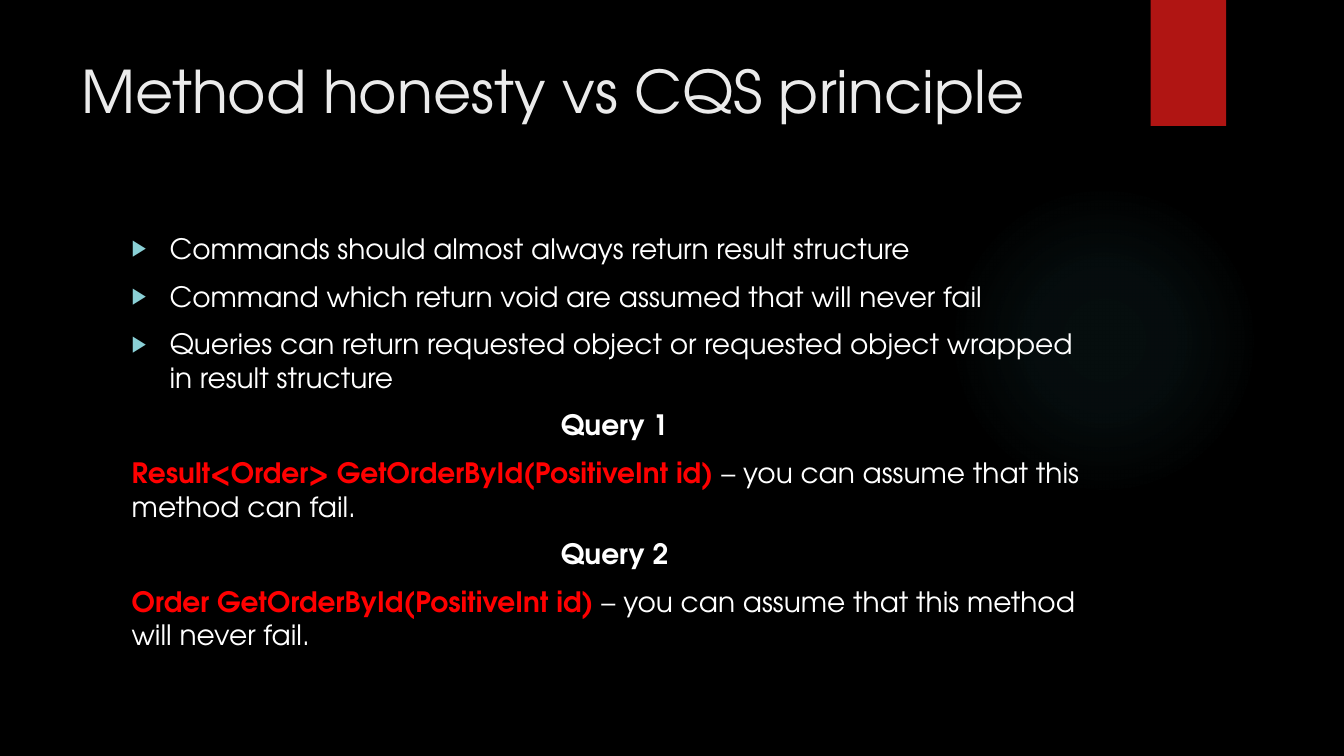
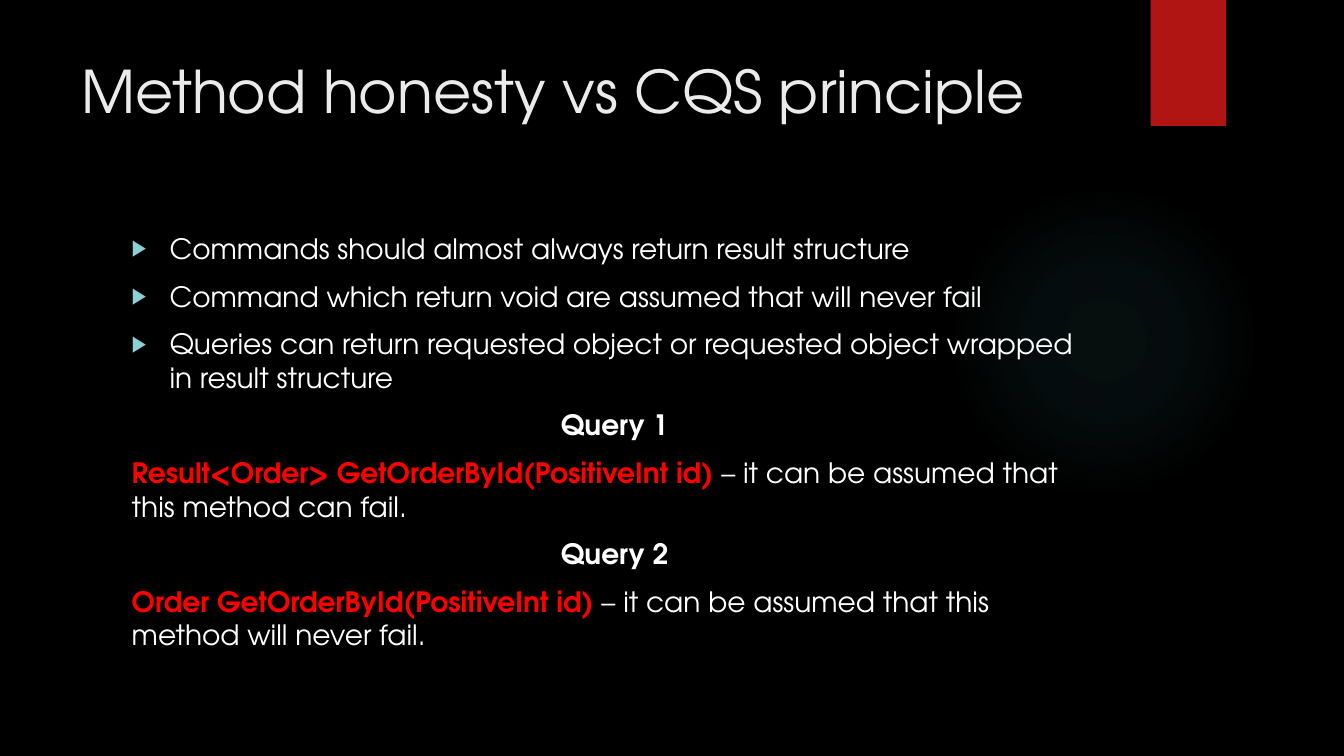
Before and after one commit to tomekjanicki/fpdemo, a slide deck: slide 5 of Presentation.pptx. Drawn at 1344x756 pixels with LibreOffice and Linux fonts; fonts in the diff are those of the drawing; background and template pictures are left out. Boxes give left, top, right and bottom in pixels: in the first picture for what was removed or moved away, otherwise in the second. Text is boxed around its words. In the diff, an @@ line names an element or a change of style, - is before the commit and + after.

```diff
--- a/Presentation.pptx
+++ b/Presentation.pptx
@@ text at bbox=[132, 461, 1058, 518]: text changed @@
-Result<Order> GetOrderById(PositiveInt id) – you can assume that this method can fail.
+Result<Order> GetOrderById(PositiveInt id) – it can be assumed that this method can fail.
@@ text at bbox=[132, 590, 989, 646]: text changed @@
-Order GetOrderById(PositiveInt id) – you can assume that this method will never fail.
+Order GetOrderById(PositiveInt id) – it can be assumed that this method will never fail.
```
Also in this commit, not shown: 3 other slides changed.
